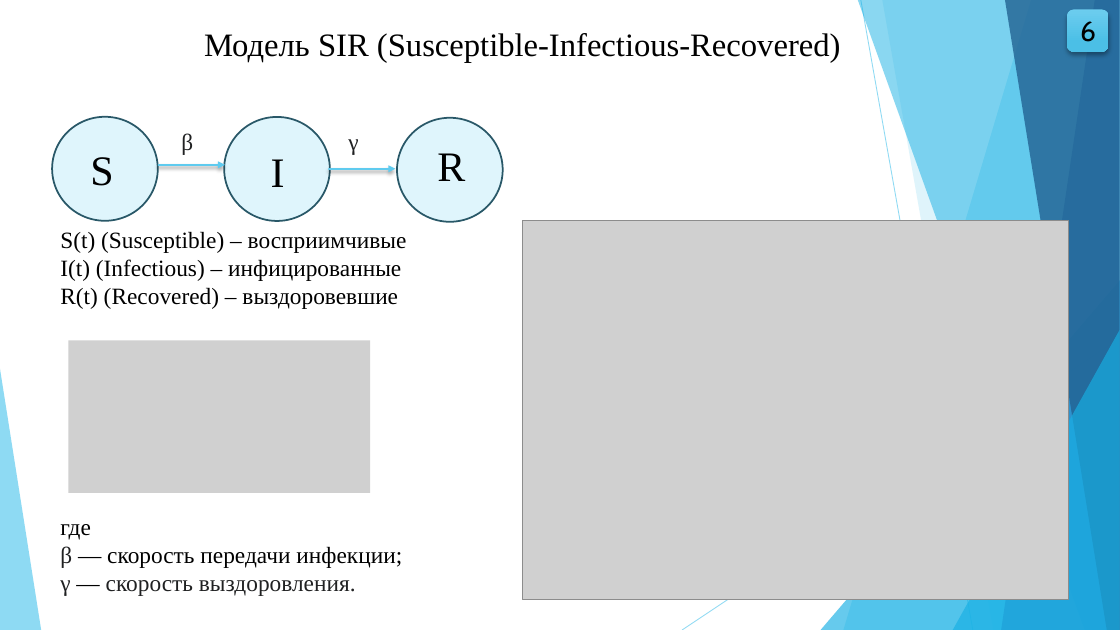
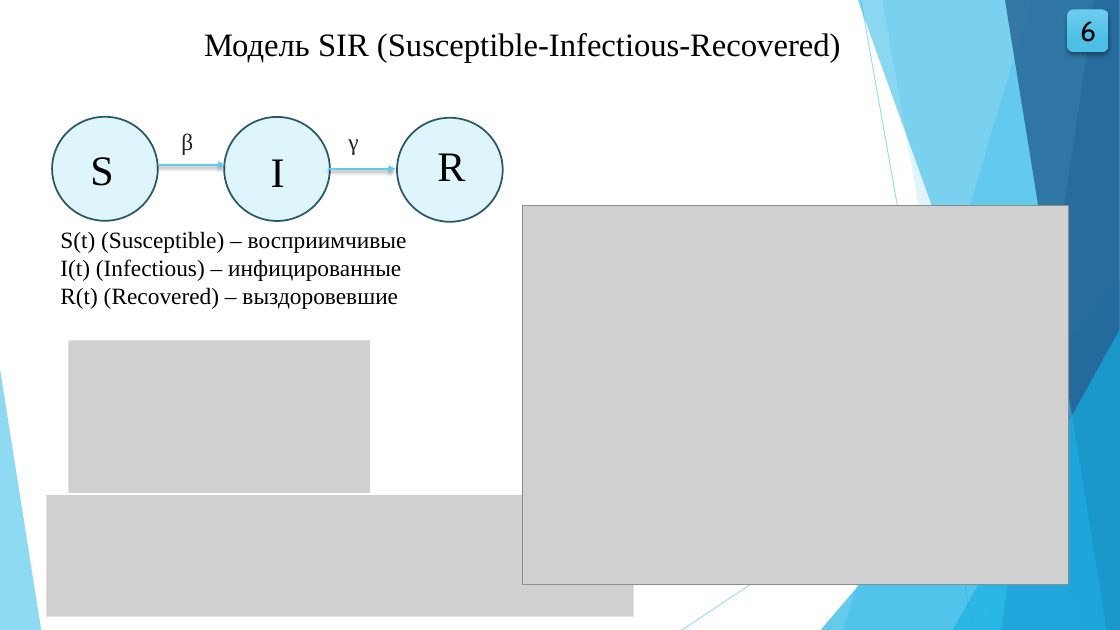
Before and after one commit to wolfufu/EpidemicModelsApp, a slide deck: slide 6 of VKR_Volkova_VMO41.pptx. Drawn at 1120x630 pixels with LibreOffice and Linux fonts; fonts in the diff are those of the drawing; grey boxes stand for pictures. Boxes give left, top, right and bottom in pixels: in the first picture for what was removed or moved away, otherwise in the second. Text is boxed around its words. In the diff, an @@ line names an element or a change of style, - is before the commit and + after.

```diff
--- a/VKR_Volkova_VMO41.pptx
+++ b/VKR_Volkova_VMO41.pptx
@@ picture: place and size @@
-picture at [523,221,1069,600]
+picture at [523,205,1069,584]
@@ picture added at [46,495,634,617] @@
@@ text removed at [60,524,402,596] @@
-где
-β — скорость передачи инфекции;
-γ — скорость выздоровления.
```
Also in this commit, not shown: 10 other slides changed, 5 other files.
